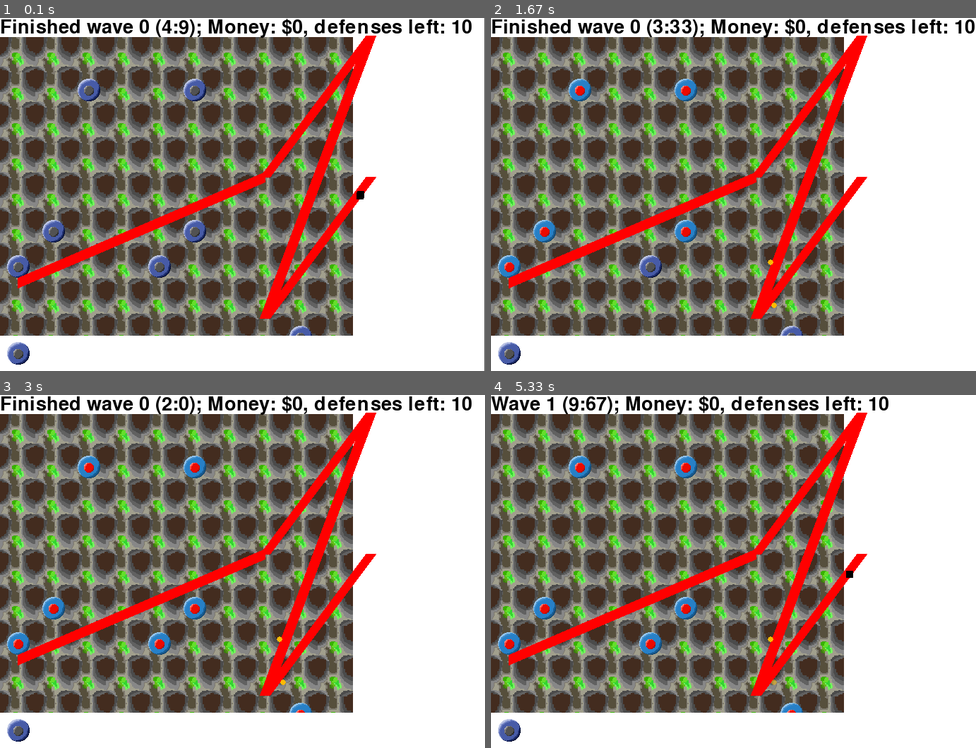
Above: before the commit, frames 1-4 (two rows, left to right).
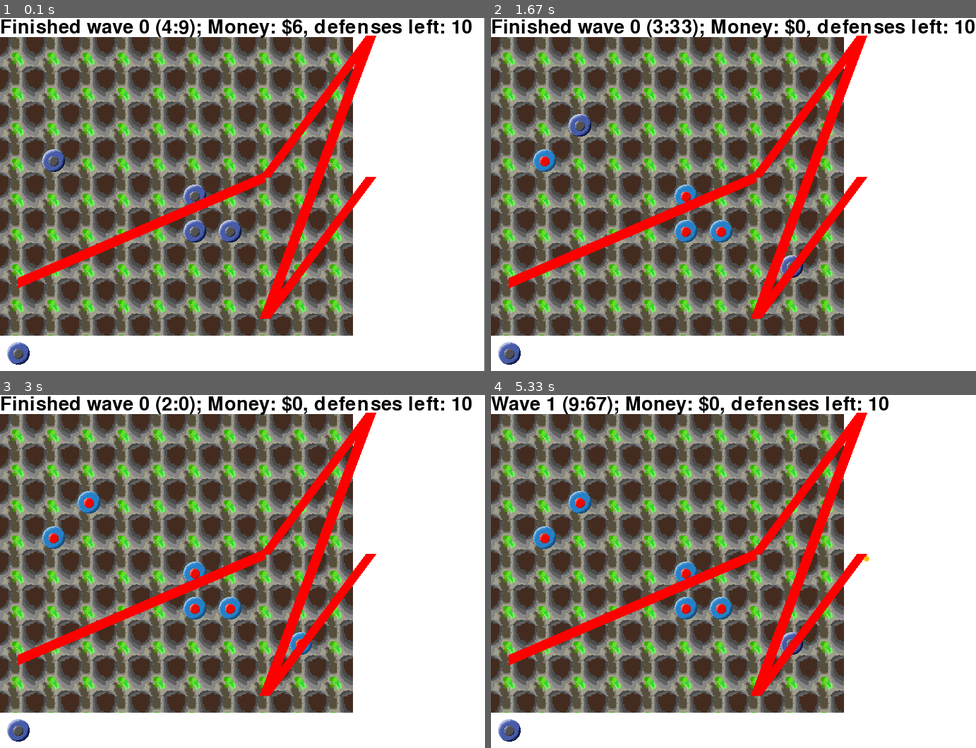
Above: after the commit, the same moments.

Repository: sillypantscoder/pygametowerdefense
Game: pygame game, started from main.py
The game is run twice, just before and just after one commit, with the same random seed, the same clock (stepped at 60 frames per second) and the same inputs.
Inputs (mouse positions are in pixels of both pictures, inside the frame that each line leads up to):
- Up to frame 1 (0.1 s): no input
- Up to frame 2 (1.67 s): press the mouse at (733, 353) at 0.37 s; move the mouse to (655, 247) at 0.47 s; release the mouse at (583, 141) at 0.6 s; press the mouse at (733, 353) at 0.7 s; move the mouse to (757, 318) at 0.8 s; release the mouse at (777, 282) at 0.93 s
- Up to frame 3 (3 s): no input
- Up to frame 4 (5.33 s): no input

The runs differ from the first frame. In frame 1, 2.0% of the frame differs, in the area x 1-76%, y 0-90%; in frame 2, 2.3%; in frame 3, 2.3%; in frame 4, 2.4%, in the area x 1-79%, y 17-90%.

Commit message:
Calibration & misc. bug fixes

Diff:
--- a/main.py
+++ b/main.py
@@ -10,11 +10,12 @@
 RED = (255, 0, 0)
 TAN = (120, 100, 100)
 
+BOARDSIZE = [10, 10]
 SCREENSIZE = [550, 500]
 screen = pygame.display.set_mode(SCREENSIZE, pygame.RESIZABLE)
 CELLSIZE = 50
 
-BOARD = [[random.choice([0, 0, 0, 0, 0, 0, 0, 0, 0, 0, 0, random.randint(1, 99)]) for y in range(10)] for x in range(10)]
+BOARD = [random.choices([0, random.randint(1, 99)], weights=[20, 1], k=BOARDSIZE[0]) for x in range(BOARDSIZE[1])]
 ROUTE = [[random.randint(0, 10), random.randint(0, 10)] for x in range(5)]
 FONT = pygame.font.SysFont(pygame.font.get_default_font(), 40)
 FONTHEIGHT = FONT.render("0", True, BLACK).get_height()
@@ -29,6 +30,9 @@
 	dY = p1[1] - p2[1]
 	com = abs(dX) + abs(dY)
 	return math.sqrt(com)
+
+def insideBoard(x, y):
+	return (x >= 0) and (y >= 0) and (x < BOARDSIZE[0]) and (y < BOARDSIZE[1])
 
 class Entity:
 	speed = 0.01
@@ -99,19 +103,19 @@
 		return r
 	def initcustom(self):
 		self.ticks = 255
-		self.totalticks = 250
+		self.totalticks = 150
 	def tickcustom(self):
+		global money
 		self.totalticks -= 1
 		if self.ticks < 255 or self.totalticks <= 0:
 			self.ticks -= 4
 		elif dist(pygame.mouse.get_pos(), cellnos_to_pixels(*self.pos)) < 3:
 			self.ticks = 254
-			global money
+		if self.ticks <= 0:
 			money += 1
-		if self.ticks <= 0: self.die()
+			self.die()
 
 entities: "list[Entity]" = []
-entities.append(Enemy())
 cellno_to_pixel = (lambda x: round((x * CELLSIZE) + (0.5 * CELLSIZE)))
 pixel_to_cellno = (lambda x: (x - (0.5 * CELLSIZE)) / CELLSIZE)
 cellnos_to_pixels = (lambda x, y: (cellno_to_pixel(x), cellno_to_pixel(y)))
@@ -120,7 +124,7 @@
 wave_time = 60 * 5
 wave = False
 defense = 10
-money = 0
+money = 6
 headertext = FONT.render(f"{'Wave' if wave else 'Finished wave'} {wave_lvl} ({str(round(wave_time / 60, ndigits=2)).replace('.', ':')}); Money: $", True, BLACK)
 textures = {
 	"ground": pygame.transform.scale(pygame.image.load("ground.png"), (CELLSIZE, CELLSIZE)),
@@ -156,7 +160,7 @@
 			else:
 				x = math.floor(pos[0] / CELLSIZE)
 				y = math.floor(pos[1] / CELLSIZE)
-				if money >= 3 and BOARD[x][y] == 0:
+				if insideBoard(x, y) and money >= 3 and BOARD[x][y] == 0:
 					BOARD[x][y] = dragging_thing['id']
 					money -= 3
 			dragging_thing = None
@@ -223,7 +227,7 @@
 	y = math.floor(pos[1] / CELLSIZE)
 	if dragging_thing:
 		drag_target = pygame.Rect(x * CELLSIZE, (y * CELLSIZE) + FONTHEIGHT, CELLSIZE, CELLSIZE)
-		if money >= 3 and BOARD[x][y] == 0:
+		if insideBoard(x, y) and money >= 3 and BOARD[x][y] == 0:
 			pygame.draw.rect(screen, (0, 255, 0), drag_target, 5)
 		else:
 			pygame.draw.rect(screen, (255, 0, 0), drag_target, 5)
